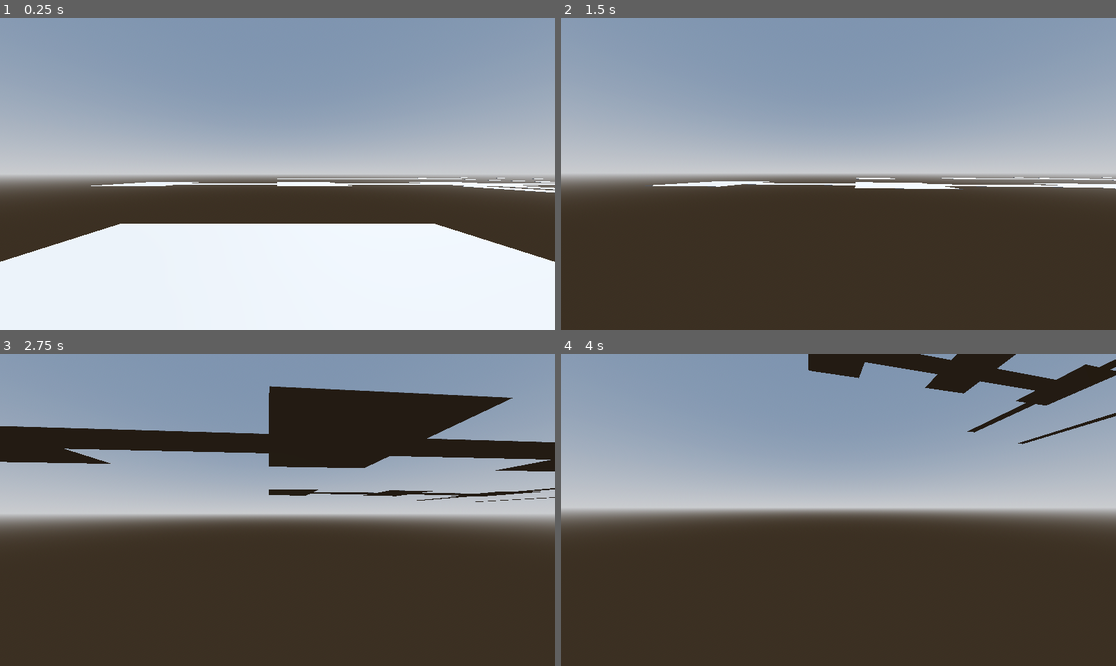
Above: before the commit, frames 1-4 (two rows, left to right).
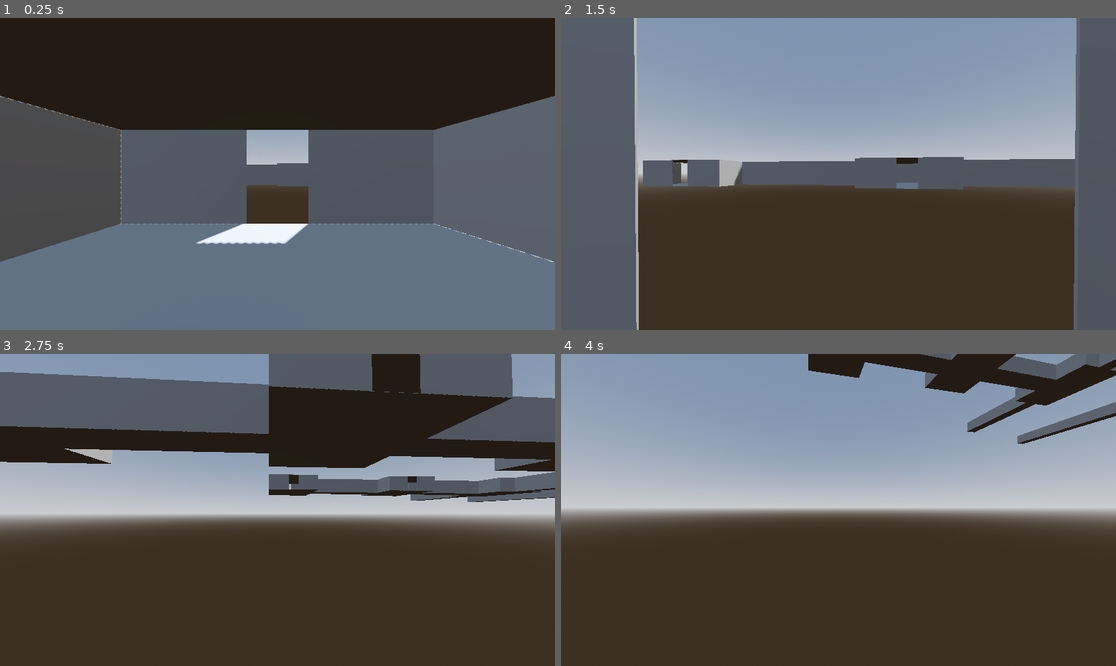
Above: after the commit, the same moments.

Repository: SzymonJaroslawski/rouge-descend
Game: Godot game, scene res://game.tscn
Two runs of this game, one before a commit and one after it. Both use one fixed random seed, a clock stepped at 60 frames per second and the inputs below.
Inputs (mouse positions are in pixels of both pictures, inside the frame that each line leads up to):
- Up to frame 1 (0.25 s): no input
- Up to frame 2 (1.5 s): move the mouse to (866, 174) at 0.52 s; hold W (forward) from 0.53 s (still down); move the mouse to (810, 174) at 1.27 s
- Up to frame 3 (2.75 s): keep holding W (forward); move the mouse to (288, 503) at 2.02 s
- Up to frame 4 (4 s): keep holding W (forward); move the mouse to (832, 516) at 2.77 s; move the mouse to (877, 513) at 3.52 s

The runs differ from the first frame. In frame 1, 96% of the frame differs, in the area x 0-100%, y 0-100%; in frame 2, 27%; in frame 3, 18%; in frame 4, 1.9%.

Commit message:
Add rudementary prototype room gemotery

Diff:
--- a/Dungeon/Rooms/hallway.tscn
+++ b/Dungeon/Rooms/hallway.tscn
@@ -4,8 +4,9 @@
 [ext_resource type="Script" uid="uid://cjhxfi1t2aq33" path="res://Dungeon/collision_detector.gd" id="1_is6lm"]
 
 [sub_resource type="NavigationMesh" id="NavigationMesh_1rxuw"]
-vertices = PackedVector3Array(-1, 0.495, -7, -1, 0.495, 7, 1, 0.495, 7, 1, 0.495, -7)
+vertices = PackedVector3Array(-0.755, 0.495, -7, -0.755, 0.495, 7, 0.995, 0.495, 7, 0.995, 0.495, -7)
 polygons = [PackedInt32Array(3, 2, 0), PackedInt32Array(0, 2, 1)]
+sample_partition_type = 2
 
 [sub_resource type="BoxShape3D" id="BoxShape3D_is6lm"]
 size = Vector3(2.75, 0.5, 14.75)
@@ -23,10 +24,25 @@
 [node name="Marker3D2" type="Marker3D" parent="Markers"]
 transform = Transform3D(-1, 0, -8.74228e-08, 0, 1, 0, 8.74228e-08, 0, -1, 0, 0, 7.5)
 
+[node name="CSGBox3D4" type="CSGBox3D" parent="."]
+transform = Transform3D(1, 0, 0, 0, 1, 0, 0, 0, 1, 0, 3, 0)
+use_collision = true
+size = Vector3(3, 0.01, 15)
+
 [node name="NavigationRegion3D" type="NavigationRegion3D" parent="."]
 navigation_mesh = SubResource("NavigationMesh_1rxuw")
 
 [node name="CSGBox3D" type="CSGBox3D" parent="NavigationRegion3D"]
+use_collision = true
+size = Vector3(3, 0.01, 15)
+
+[node name="CSGBox3D2" type="CSGBox3D" parent="NavigationRegion3D"]
+transform = Transform3D(2.98023e-08, -1, 0, 1, 2.98023e-08, 0, 0, 0, 1, -1.5, 1.5, 0)
+use_collision = true
+size = Vector3(3, 0.01, 15)
+
+[node name="CSGBox3D3" type="CSGBox3D" parent="NavigationRegion3D"]
+transform = Transform3D(2.98023e-08, -1, 0, 1, 2.98023e-08, 0, 0, 0, 1, 1.5, 1.5, 0)
 use_collision = true
 size = Vector3(3, 0.01, 15)
 
--- a/Dungeon/Rooms/room_big.tscn
+++ b/Dungeon/Rooms/room_big.tscn
@@ -4,8 +4,9 @@
 [ext_resource type="Script" uid="uid://cjhxfi1t2aq33" path="res://Dungeon/collision_detector.gd" id="2_os0qc"]
 
 [sub_resource type="NavigationMesh" id="NavigationMesh_os0qc"]
-vertices = PackedVector3Array(-4.5, 0.495, -9.5, -4.5, 0.495, 9.5, 4.5, 0.495, 9.5, 4.5, 0.495, -9.5)
-polygons = [PackedInt32Array(3, 2, 0), PackedInt32Array(0, 2, 1)]
+vertices = PackedVector3Array(4.495, 0.495, -9.255, -4.255, 0.495, -9.255, -4.505, 0.495, -0.505, -4.255, 0.495, 9.245, 4.495, 0.495, 9.245)
+polygons = [PackedInt32Array(1, 0, 2), PackedInt32Array(2, 0, 3), PackedInt32Array(3, 0, 4)]
+sample_partition_type = 2
 
 [sub_resource type="BoxShape3D" id="BoxShape3D_os0qc"]
 size = Vector3(9.75, 0.5, 19.75)
@@ -29,12 +30,57 @@
 [node name="Marker3D4" type="Marker3D" parent="Markers"]
 transform = Transform3D(-4.37114e-08, 0, 1, 0, 1, 0, -1, 0, -4.37114e-08, -5, 0, 0)
 
+[node name="CSGBox3D" type="CSGBox3D" parent="."]
+transform = Transform3D(1, 0, 0, 0, 1, 0, 0, 0, 1, 0, 3, 0)
+use_collision = true
+size = Vector3(10, 0.01, 20)
+
 [node name="NavigationRegion3D" type="NavigationRegion3D" parent="."]
 navigation_mesh = SubResource("NavigationMesh_os0qc")
 
-[node name="CSGBox3D" type="CSGBox3D" parent="NavigationRegion3D"]
+[node name="CSGBox3D4" type="CSGBox3D" parent="NavigationRegion3D"]
 use_collision = true
 size = Vector3(10, 0.01, 20)
+
+[node name="CSGBox3D2" type="CSGBox3D" parent="NavigationRegion3D"]
+transform = Transform3D(-4.37114e-08, -1, 0, 1, -4.37114e-08, 0, 0, 0, 1, 5, 1.5, -5.5)
+use_collision = true
+size = Vector3(3, 0.01, 9)
+
+[node name="CSGBox3D7" type="CSGBox3D" parent="NavigationRegion3D"]
+transform = Transform3D(1.91069e-15, 4.37114e-08, 1, 1, -4.37114e-08, 0, 4.37114e-08, 1, -4.37114e-08, -3, 1.5, -10)
+use_collision = true
+size = Vector3(3, 0.01, 4)
+
+[node name="CSGBox3D8" type="CSGBox3D" parent="NavigationRegion3D"]
+transform = Transform3D(1.91069e-15, 4.37114e-08, 1, 1, -4.37114e-08, 0, 4.37114e-08, 1, -4.37114e-08, 3, 1.5, -10)
+use_collision = true
+size = Vector3(3, 0.01, 4)
+
+[node name="CSGBox3D9" type="CSGBox3D" parent="NavigationRegion3D"]
+transform = Transform3D(1.91069e-15, 4.37114e-08, 1, 1, -4.37114e-08, 0, 4.37114e-08, 1, -4.37114e-08, -3, 1.5, 10)
+use_collision = true
+size = Vector3(3, 0.01, 4)
+
+[node name="CSGBox3D10" type="CSGBox3D" parent="NavigationRegion3D"]
+transform = Transform3D(1.91069e-15, 4.37114e-08, 1, 1, -4.37114e-08, 0, 4.37114e-08, 1, -4.37114e-08, 3, 1.5, 10)
+use_collision = true
+size = Vector3(3, 0.01, 4)
+
+[node name="CSGBox3D5" type="CSGBox3D" parent="NavigationRegion3D"]
+transform = Transform3D(-4.37114e-08, -1, 0, 1, -4.37114e-08, 0, 0, 0, 1, 5, 1.5, 5.5)
+use_collision = true
+size = Vector3(3, 0.01, 9)
+
+[node name="CSGBox3D3" type="CSGBox3D" parent="NavigationRegion3D"]
+transform = Transform3D(-4.37114e-08, -1, 0, 1, -4.37114e-08, 0, 0, 0, 1, -5, 1.5, -5.5)
+use_collision = true
+size = Vector3(3, 0.01, 9)
+
+[node name="CSGBox3D6" type="CSGBox3D" parent="NavigationRegion3D"]
+transform = Transform3D(-4.37114e-08, -1, 0, 1, -4.37114e-08, 0, 0, 0, 1, -5, 1.5, 5.5)
+use_collision = true
+size = Vector3(3, 0.01, 9)
 
 [node name="CollisionDetector" type="Area3D" parent="."]
 collision_layer = 16
--- a/Dungeon/Rooms/room_knee_l.tscn
+++ b/Dungeon/Rooms/room_knee_l.tscn
@@ -4,8 +4,9 @@
 [ext_resource type="Script" uid="uid://cjhxfi1t2aq33" path="res://Dungeon/collision_detector.gd" id="2_utxcr"]
 
 [sub_resource type="NavigationMesh" id="NavigationMesh_utxcr"]
-vertices = PackedVector3Array(-2.25, 0.495, -8, -2, 0.495, -5.75, 2, 0.495, -5.75, 2, 0.495, -12, -7, 0.495, -12, -7, 0.495, -8, -2, 0.495, 7, 2, 0.495, 7)
-polygons = [PackedInt32Array(1, 0, 2), PackedInt32Array(2, 0, 3), PackedInt32Array(5, 4, 0), PackedInt32Array(0, 4, 3), PackedInt32Array(7, 6, 2), PackedInt32Array(2, 6, 1)]
+vertices = PackedVector3Array(-6.755, 0.495, -11.755, -7.005, 0.495, -10.505, -6.755, 0.495, -8.005, -1.755, 0.495, -7.755, 1.995, 0.495, -11.755, -1.755, 0.495, 6.995, 1.995, 0.495, 6.995)
+polygons = [PackedInt32Array(1, 0, 2), PackedInt32Array(2, 0, 3), PackedInt32Array(3, 0, 4), PackedInt32Array(5, 3, 6), PackedInt32Array(6, 3, 4)]
+sample_partition_type = 2
 
 [sub_resource type="BoxShape3D" id="BoxShape3D_utxcr"]
 size = Vector3(4.75, 0.5, 14.75)
@@ -29,17 +30,72 @@
 [node name="Marker3D3" type="Marker3D" parent="Markers"]
 transform = Transform3D(-4.37114e-08, 0, 1, 0, 1, 0, -1, 0, -4.37114e-08, -7.5, 0, -10)
 
+[node name="Roof" type="CSGBox3D" parent="."]
+transform = Transform3D(1, 0, 0, 0, 1, 0, 0, 0, 1, 0, 3, 0)
+use_collision = true
+size = Vector3(5, 0.01, 15)
+
+[node name="Roof2" type="CSGBox3D" parent="."]
+transform = Transform3D(-4.37114e-08, 0, 1, 0, 1, 0, -1, 0, -4.37114e-08, -2.5, 3, -10)
+use_collision = true
+size = Vector3(5, 0.01, 10)
+
 [node name="NavigationRegion3D" type="NavigationRegion3D" parent="."]
 navigation_mesh = SubResource("NavigationMesh_utxcr")
 
-[node name="CSGBox3D" type="CSGBox3D" parent="NavigationRegion3D"]
+[node name="Floor" type="CSGBox3D" parent="NavigationRegion3D"]
 use_collision = true
 size = Vector3(5, 0.01, 15)
 
-[node name="CSGBox3D2" type="CSGBox3D" parent="NavigationRegion3D"]
+[node name="Floor2" type="CSGBox3D" parent="NavigationRegion3D"]
 transform = Transform3D(-4.37114e-08, 0, 1, 0, 1, 0, -1, 0, -4.37114e-08, -2.5, 0, -10)
 use_collision = true
 size = Vector3(5, 0.01, 10)
+
+[node name="CSGBox3D3" type="CSGBox3D" parent="NavigationRegion3D"]
+transform = Transform3D(-4.37114e-08, 1, 0, -1, -4.37114e-08, 0, 0, 0, 1, -2.5, 1.5, 0)
+use_collision = true
+size = Vector3(3, 0.01, 15)
+
+[node name="CSGBox3D4" type="CSGBox3D" parent="NavigationRegion3D"]
+transform = Transform3D(-4.37114e-08, 1, 0, -1, -4.37114e-08, 0, 0, 0, 1, 2.5, 1.5, -2.5)
+use_collision = true
+size = Vector3(3, 0.01, 20)
+
+[node name="CSGBox3D8" type="CSGBox3D" parent="NavigationRegion3D"]
+transform = Transform3D(-4.37114e-08, 1, 0, -1, -4.37114e-08, 0, 0, 0, 1, -7.5, 1.5, -11.75)
+use_collision = true
+size = Vector3(3, 0.01, 1.5)
+
+[node name="CSGBox3D9" type="CSGBox3D" parent="NavigationRegion3D"]
+transform = Transform3D(-4.37114e-08, 1, 0, -1, -4.37114e-08, 0, 0, 0, 1, -7.5, 1.5, -8.25)
+use_collision = true
+size = Vector3(3, 0.01, 1.5)
+
+[node name="CSGBox3D5" type="CSGBox3D" parent="NavigationRegion3D"]
+transform = Transform3D(-4.37114e-08, 0, 1, -1, -4.37114e-08, -4.37114e-08, 4.37114e-08, -1, 1.91069e-15, -5, 1.5, -7.5)
+use_collision = true
+size = Vector3(3, 0.01, 5)
+
+[node name="CSGBox3D6" type="CSGBox3D" parent="NavigationRegion3D"]
+transform = Transform3D(-4.37114e-08, 0, 1, -1, -4.37114e-08, -4.37114e-08, 4.37114e-08, -1, 1.91069e-15, -4.375, 1.5, -12.5)
+use_collision = true
+size = Vector3(3, 0.01, 6.25)
+
+[node name="CSGBox3D7" type="CSGBox3D" parent="NavigationRegion3D"]
+transform = Transform3D(-4.37114e-08, 0, 1, -1, -4.37114e-08, -4.37114e-08, 4.37114e-08, -1, 1.91069e-15, 1.875, 1.5, -12.5)
+use_collision = true
+size = Vector3(3, 0.01, 1.25)
+
+[node name="CSGBox3D10" type="CSGBox3D" parent="NavigationRegion3D"]
+transform = Transform3D(-4.37114e-08, 0, 1, -1, -4.37114e-08, -4.37114e-08, 4.37114e-08, -1, 1.91069e-15, 1.875, 1.5, 7.5)
+use_collision = true
+size = Vector3(3, 0.01, 1.25)
+
+[node name="CSGBox3D11" type="CSGBox3D" parent="NavigationRegion3D"]
+transform = Transform3D(-4.37114e-08, 0, 1, -1, -4.37114e-08, -4.37114e-08, 4.37114e-08, -1, 1.91069e-15, -2.125, 1.5, 7.5)
+use_collision = true
+size = Vector3(3, 0.01, 1.25)
 
 [node name="CollisionDetector" type="Area3D" parent="."]
 collision_layer = 16
--- a/Dungeon/Rooms/room_small.tscn
+++ b/Dungeon/Rooms/room_small.tscn
@@ -4,8 +4,9 @@
 [ext_resource type="Script" uid="uid://cjhxfi1t2aq33" path="res://Dungeon/collision_detector.gd" id="1_r0ium"]
 
 [sub_resource type="NavigationMesh" id="NavigationMesh_n15dr"]
-vertices = PackedVector3Array(-4.5, 0.495, -4.5, -4.5, 0.495, 4.5, 4.5, 0.495, 4.5, 4.5, 0.495, -4.5)
-polygons = [PackedInt32Array(3, 2, 0), PackedInt32Array(0, 2, 1)]
+vertices = PackedVector3Array(-4.255, 0.495, -4.255, -4.505, 0.495, -0.505, -4.255, 0.495, 4.495, 4.495, 0.495, 4.245, 4.495, 0.495, -4.255)
+polygons = [PackedInt32Array(1, 0, 2), PackedInt32Array(2, 0, 3), PackedInt32Array(3, 0, 4)]
+sample_partition_type = 2
 
 [sub_resource type="BoxShape3D" id="BoxShape3D_r0ium"]
 size = Vector3(9.75, 0.5, 9.75)
@@ -29,8 +30,54 @@
 [node name="Marker3D4" type="Marker3D" parent="Markers"]
 transform = Transform3D(-1, 0, 8.74228e-08, 0, 1, 0, -8.74228e-08, 0, -1, 0, 0, -5)
 
+[node name="CSGBox3D6" type="CSGBox3D" parent="."]
+transform = Transform3D(1, 0, 0, 0, 1, 0, 0, 0, 1, 0, 3, 0)
+use_collision = true
+collision_layer = 17
+size = Vector3(10, 0.01, 10)
+
 [node name="NavigationRegion3D" type="NavigationRegion3D" parent="."]
 navigation_mesh = SubResource("NavigationMesh_n15dr")
+
+[node name="CSGBox3D5" type="CSGBox3D" parent="NavigationRegion3D"]
+transform = Transform3D(-1.3027e-15, 4.37114e-08, 1, 1, 2.98023e-08, 0, -2.98023e-08, 1, -4.37114e-08, 3, 1.5, 5)
+use_collision = true
+size = Vector3(3, 0.01, 4)
+
+[node name="CSGBox3D6" type="CSGBox3D" parent="NavigationRegion3D"]
+transform = Transform3D(-1.3027e-15, 4.37114e-08, 1, 1, 2.98023e-08, 0, -2.98023e-08, 1, -4.37114e-08, -3, 1.5, 5)
+use_collision = true
+size = Vector3(3, 0.01, 4)
+
+[node name="CSGBox3D7" type="CSGBox3D" parent="NavigationRegion3D"]
+transform = Transform3D(-1.3027e-15, 4.37114e-08, 1, 1, 2.98023e-08, 0, -2.98023e-08, 1, -4.37114e-08, 3, 1.5, -5)
+use_collision = true
+size = Vector3(3, 0.01, 4)
+
+[node name="CSGBox3D8" type="CSGBox3D" parent="NavigationRegion3D"]
+transform = Transform3D(-1.3027e-15, 4.37114e-08, 1, 1, 2.98023e-08, 0, -2.98023e-08, 1, -4.37114e-08, -3, 1.5, -5)
+use_collision = true
+size = Vector3(3, 0.01, 4)
+
+[node name="CSGBox3D9" type="CSGBox3D" parent="NavigationRegion3D"]
+transform = Transform3D(-2.98023e-08, 1, -8.74228e-08, 1, 2.98023e-08, 0, 2.6054e-15, -8.74228e-08, -1, 5, 1.5, -3)
+use_collision = true
+size = Vector3(3, 0.01, 4)
+
+[node name="CSGBox3D10" type="CSGBox3D" parent="NavigationRegion3D"]
+transform = Transform3D(-2.98023e-08, 1, -8.74228e-08, 1, 2.98023e-08, 0, 2.6054e-15, -8.74228e-08, -1, 5, 1.5, 3)
+use_collision = true
+size = Vector3(3, 0.01, 4)
+
+[node name="CSGBox3D11" type="CSGBox3D" parent="NavigationRegion3D"]
+transform = Transform3D(-2.98023e-08, 1, -8.74228e-08, 1, 2.98023e-08, 0, 2.6054e-15, -8.74228e-08, -1, -5, 1.5, -3)
+use_collision = true
+size = Vector3(3, 0.01, 4)
+
+[node name="CSGBox3D12" type="CSGBox3D" parent="NavigationRegion3D"]
+transform = Transform3D(-2.98023e-08, 1, -8.74228e-08, 1, 2.98023e-08, 0, 2.6054e-15, -8.74228e-08, -1, -5, 1.5, 3)
+use_collision = true
+size = Vector3(3, 0.01, 4)
 
 [node name="CSGBox3D" type="CSGBox3D" parent="NavigationRegion3D"]
 use_collision = true
Not shown, changed: README.md
